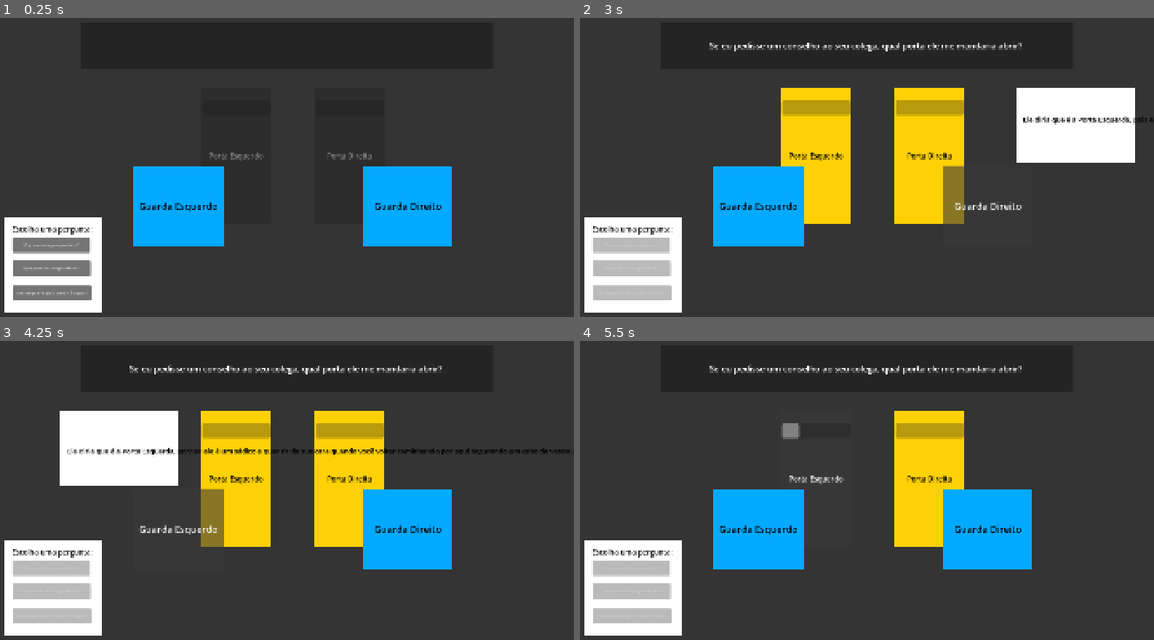
Above: before the commit, frames 1-4 (two rows, left to right).
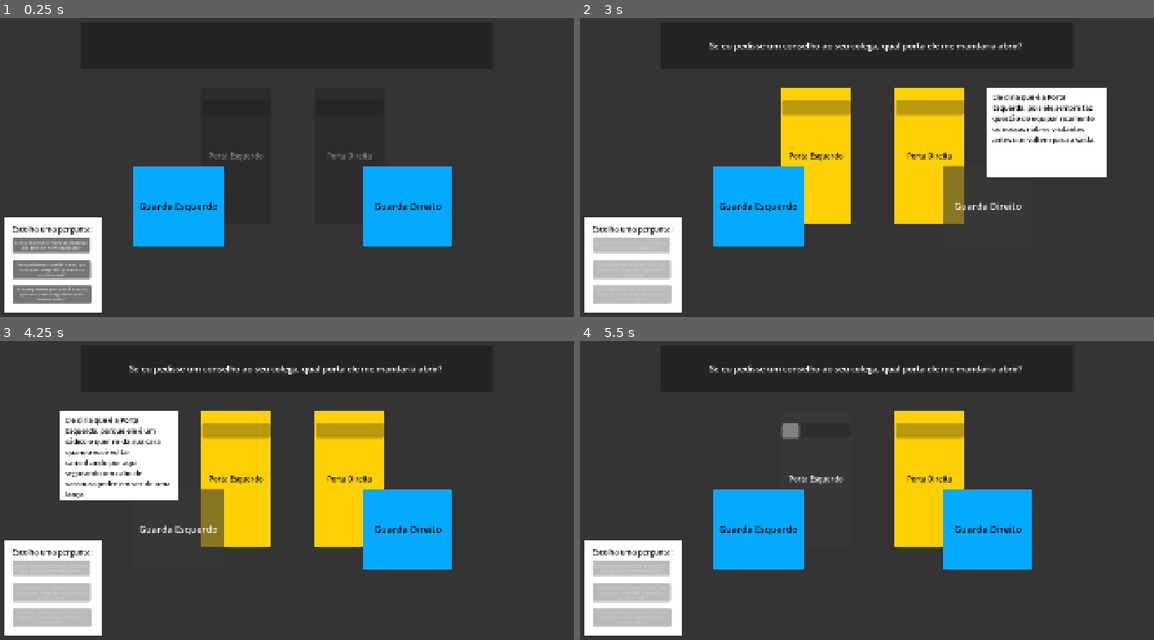
Above: after the commit, the same moments.

Repository: gamedevmeetup/Brackeys-Game-Jam-2026.2---Equipe-2
Game: Godot game, scene res://Scenes/Room.tscn
Same seed, same stepped clock (60 frames per second), same inputs: the game is played once before the commit and once after it.
Inputs:
- Up to frame 1 (0.25 s): no input
- Up to frame 2 (3 s): click "O que seu colega responderia?" (after the commit: "Se eu pedisse um conselho ao …") at 0.5 s; click "Porta Direita" at 1.25 s; click "Porta Esquerdo" at 2 s; click "Guarda Direito" at 2.75 s
- Up to frame 3 (4.25 s): click "Guarda Esquerdo" at 3.5 s
- Up to frame 4 (5.5 s): click "Porta Direita" at 4.25 s; click "Porta Esquerdo" at 5 s

The runs differ from the first frame. In frame 1, 0.9% of the frame differs, in the area x 2-16%, y 74-96%; in frame 2, 4.7%, in the area x 2-100%, y 23-96%; in frame 3, 3.3%; in frame 4, 0.3%.

Commit message:
Commit final

Diff:
--- a/guardas-mentirosos/Scenes/Room.tscn
+++ b/guardas-mentirosos/Scenes/Room.tscn
@@ -17,7 +17,7 @@
 bg_color = Color(1, 1, 1, 1)
 
 [sub_resource type="StyleBoxFlat" id="StyleBoxFlat_uj218"]
-bg_color = Color(1, 1, 1, 1)
+bg_color = Color(0, 0, 0, 1)
 
 [sub_resource type="StyleBoxFlat" id="StyleBoxFlat_a2si3"]
 bg_color = Color(0, 0.64406997, 0.9202046, 1)
@@ -87,6 +87,7 @@
 offset_bottom = 185.0
 theme_override_font_sizes/font_size = 12
 text = "O que seu colega responderia?"
+autowrap_mode = 2
 metadata/_edit_use_anchors_ = true
 
 [node name="QuestionButton3" type="Button" parent="QuestionsPanel" unique_id=1608823916]
@@ -102,6 +103,7 @@
 offset_bottom = 185.0
 theme_override_font_sizes/font_size = 12
 text = "Seu colega diria que a porta A é segura?"
+autowrap_mode = 2
 metadata/_edit_use_anchors_ = true
 
 [node name="QuestionButton2" type="Button" parent="QuestionsPanel" unique_id=961830726]
@@ -117,6 +119,7 @@
 offset_bottom = 185.0
 theme_override_font_sizes/font_size = 12
 text = "Qual porta seu colega indicaria?"
+autowrap_mode = 2
 metadata/_edit_use_anchors_ = true
 
 [node name="DoorRight" type="Button" parent="." unique_id=601431603]
@@ -205,37 +208,39 @@
 offset_left = 225.0
 offset_top = 298.0
 offset_right = 616.0
-offset_bottom = 545.0
+offset_bottom = 592.0
 theme_override_styles/panel = SubResource("StyleBoxFlat_e1q4p")
 
 [node name="AnswerLabelLeft" type="Label" parent="SpeechBubbleLeft" unique_id=184296389]
 layout_mode = 0
-offset_left = 23.0
-offset_top = 116.0
-offset_right = 356.0
-offset_bottom = 148.0
+offset_left = 17.0
+offset_top = 14.0
+offset_right = 370.0
+offset_bottom = 226.0
 theme_override_colors/font_color = Color(0, 0, 0, 1)
 theme_override_font_sizes/font_size = 23
 text = "	Resposta do Guarda Esquerdo"
+autowrap_mode = 2
 
 [node name="SpeechBubbleRight" type="Panel" parent="." unique_id=150937521]
 visible = false
 layout_mode = 0
-offset_left = 1466.0
+offset_left = 1371.0
 offset_top = 298.0
-offset_right = 1857.0
-offset_bottom = 545.0
+offset_right = 1762.0
+offset_bottom = 591.0
 theme_override_styles/panel = SubResource("StyleBoxFlat_e1q4p")
 
 [node name="AnswerLabelRight" type="Label" parent="SpeechBubbleRight" unique_id=829189457]
 layout_mode = 0
-offset_left = 22.0
-offset_top = 88.0
-offset_right = 356.0
-offset_bottom = 120.0
+offset_left = 16.0
+offset_top = 14.0
+offset_right = 374.0
+offset_bottom = 273.0
 theme_override_colors/font_color = Color(0, 0, 0, 1)
 theme_override_font_sizes/font_size = 23
 text = "	Resposta do Guarda Direito"
+autowrap_mode = 2
 
 [node name="EquipmentPanel" type="Panel" parent="." unique_id=2137212130]
 visible = false
@@ -248,30 +253,48 @@
 
 [node name="EquipmentTitle" type="Label" parent="EquipmentPanel" unique_id=968813743]
 layout_mode = 0
-offset_left = 3.0
+offset_left = 170.0
 offset_top = 24.0
-offset_right = 1075.0
-offset_bottom = 92.0
+offset_right = 907.0
+offset_bottom = 93.0
+theme_override_font_sizes/font_size = 50
+text = "EQUIPAMENTO ENCONTRADO!"
 
 [node name="EquipmentName" type="Label" parent="EquipmentPanel" unique_id=635636186]
 layout_mode = 0
-offset_left = 2.0
-offset_top = 124.0
-offset_right = 350.0
-offset_bottom = 219.0
+offset_left = 83.0
+offset_top = 204.0
+offset_right = 431.0
+offset_bottom = 260.0
+theme_override_font_sizes/font_size = 33
+text = "Teste"
 
 [node name="EquipmentPower" type="Label" parent="EquipmentPanel" unique_id=1570847922]
 layout_mode = 0
-offset_left = 2.0
-offset_top = 234.0
-offset_right = 264.0
-offset_bottom = 295.0
+offset_left = 83.0
+offset_top = 328.0
+offset_right = 345.0
+offset_bottom = 389.0
+theme_override_font_sizes/font_size = 33
+text = "Teste"
+
+[node name="EquipmentDescription" type="Label" parent="EquipmentPanel" unique_id=485492068]
+layout_mode = 0
+offset_left = 82.0
+offset_top = 123.0
+offset_right = 984.0
+offset_bottom = 183.0
+theme_override_font_sizes/font_size = 26
+text = "Descrição"
 
 [node name="TotalPower" type="Label" parent="EquipmentPanel" unique_id=989043917]
 layout_mode = 0
-offset_top = 432.0
-offset_right = 284.0
-offset_bottom = 546.0
+offset_left = 81.0
+offset_top = 436.0
+offset_right = 365.0
+offset_bottom = 499.0
+theme_override_font_sizes/font_size = 33
+text = "Teste"
 
 [node name="ContinueButton" type="Button" parent="EquipmentPanel" unique_id=1866674441]
 layout_mode = 0
@@ -295,3 +318,4 @@
 [connection signal="mouse_exited" from="GuardRight" to="." method="_on_guard_right_mouse_exited"]
 [connection signal="mouse_entered" from="GuardLeft" to="." method="_on_guard_left_mouse_entered"]
 [connection signal="mouse_exited" from="GuardLeft" to="." method="_on_guard_left_mouse_exited"]
+[connection signal="pressed" from="EquipmentPanel/ContinueButton" to="." method="_on_continue_button_pressed"]
--- a/guardas-mentirosos/Scripts/room.gd
+++ b/guardas-mentirosos/Scripts/room.gd
@@ -16,6 +16,8 @@
 	$DoorRight.disabled = true
 	$DoorLeft/ProgressBar.value = 0
 	$DoorRight/ProgressBar.value = 0
+
+	update_question_buttons()
 
 func select_question(questionNumber: int) -> void:
 	if questionAsked:
@@ -63,9 +65,15 @@
 	if door.name == roomData.correctDoor:
 		print("RESULTADO: ACERTOU!")
 		equipment = roomData.goodEquipment
+
+		$EquipmentPanel/EquipmentTitle.text = "EQUIPAMENTO DE QUALIDADE!"
+		$EquipmentPanel/EquipmentDescription.text = "Você fez a escolha certa e encontrou um equipamento poderoso."
 	else:
 		print("RESULTADO: ERROU!")
 		equipment = roomData.badEquipment
+
+		$EquipmentPanel/EquipmentTitle.text = "EQUIPAMENTO DEFEITUOSO!"
+		$EquipmentPanel/EquipmentDescription.text = "Você escolheu a porta errada e encontrou um equipamento inferior."
 
 	GameManager.add_equipment(equipment)
 
@@ -73,9 +81,11 @@
 	print("PODER DO ITEM: ", equipment.power)
 	print("PODER TOTAL: ", GameManager.playerData.totalPower)
 
-	GameManager.go_to_next_room()
-	print("PRÓXIMA SALA: ", GameManager.currentRoom)
-	GameManager.load_next_room()
+	$EquipmentPanel/EquipmentName.text = equipment.equipmentName
+	$EquipmentPanel/EquipmentPower.text = "Poder: +" + str(equipment.power)
+	$EquipmentPanel/TotalPower.text = "Poder total: " + str(GameManager.playerData.totalPower)
+
+	$EquipmentPanel.show()
 
 func _on_door_left_door_confirmed(door) -> void:
 	process_door_choice(door)
@@ -94,3 +104,16 @@
 func _on_question_button_3_pressed() -> void:
 	select_question(3)
 	print("Pergunta escolhida: ", selectedQuestion)
+
+func _on_continue_button_pressed() -> void:
+	GameManager.go_to_next_room()
+	GameManager.load_next_room()
+
+func update_question_buttons() -> void:
+	if roomData.questions.size() < 3:
+		print("ERRO: A sala não possui 3 perguntas configuradas.")
+		return
+
+	$QuestionsPanel/QuestionButton1.text = roomData.questions[0].questionText
+	$QuestionsPanel/QuestionButton2.text = roomData.questions[1].questionText
+	$QuestionsPanel/QuestionButton3.text = roomData.questions[2].questionText
